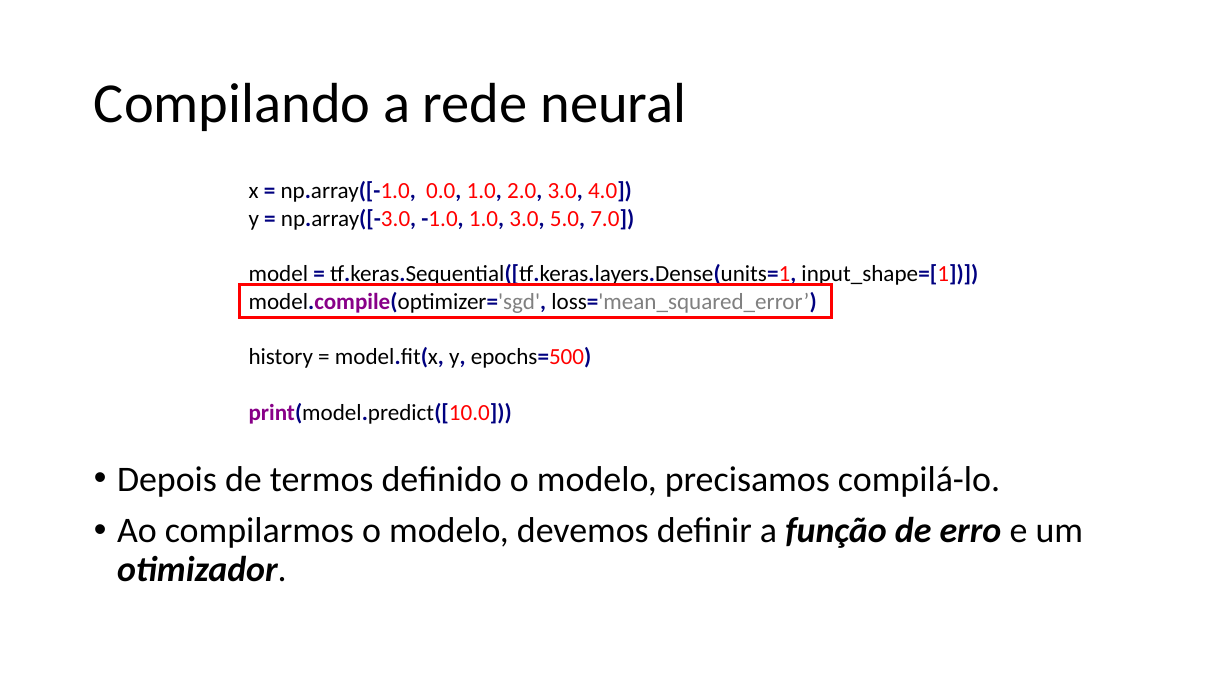
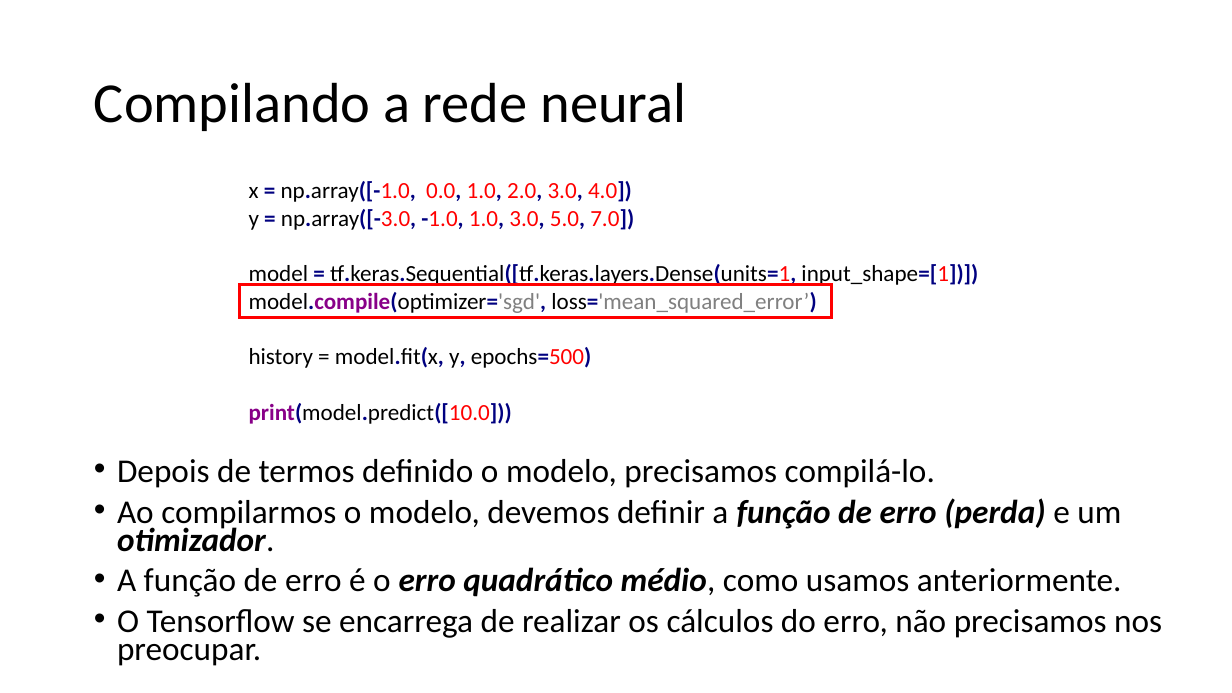
Before and after one commit to zz4fap/tp557-iot-ml, a slide deck: slide 14 of slides/TP557_7_Regressão_com_DNNs.pptx. Drawn at 1232x693 pixels with LibreOffice and Linux fonts; fonts in the diff are those of the drawing. Boxes give left, top, right and bottom in pixels: in the first picture for what was removed or moved away, otherwise in the second. Text is boxed around its words. In the diff, an @@ line names an element or a change of style, - is before the commit and + after.

Commit message:
update of slides

```diff
--- a/slides/TP557_7_Regressão_com_DNNs.pptx
+++ b/slides/TP557_7_Regressão_com_DNNs.pptx
@@ text at (117,459,935,488): size 28 to 25.9 pt in "Depois de termos definido o modelo, precisamos ..."; line spacing 0.9 to 0.7 @@
@@ text at (117,498,1162,666): text changed; size 28 to 25.9 pt @@
-• Ao compilarmos o modelo, devemos definir a função de erro e um otimizador.
+• Ao compilarmos o modelo, devemos definir a função de erro (perda) e um otimizador.
+• A função de erro é o erro quadrático médio, como usamos anteriormente.
+• O Tensorflow se encarrega de realizar os cálculos do erro, não precisamos nos preocupar.
```
Also in this commit, not shown: 1 other slide changed, 2 slides added.
